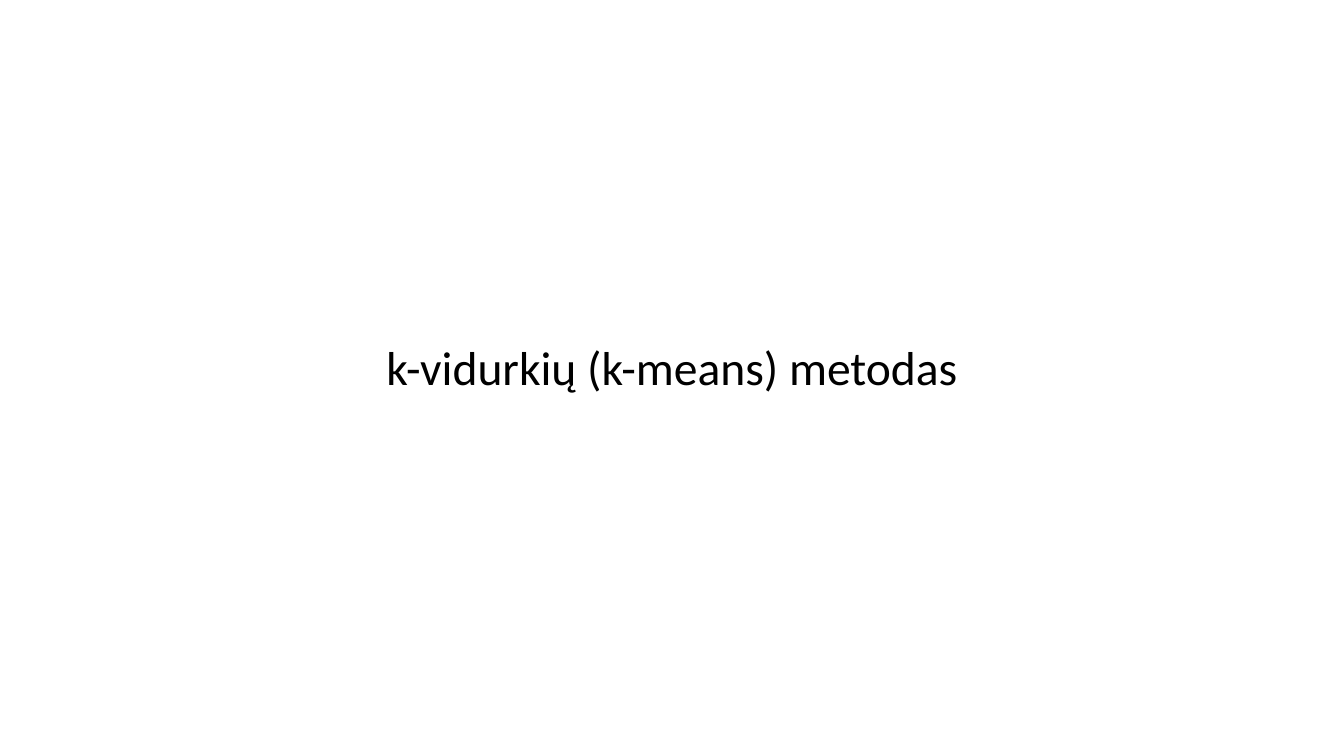
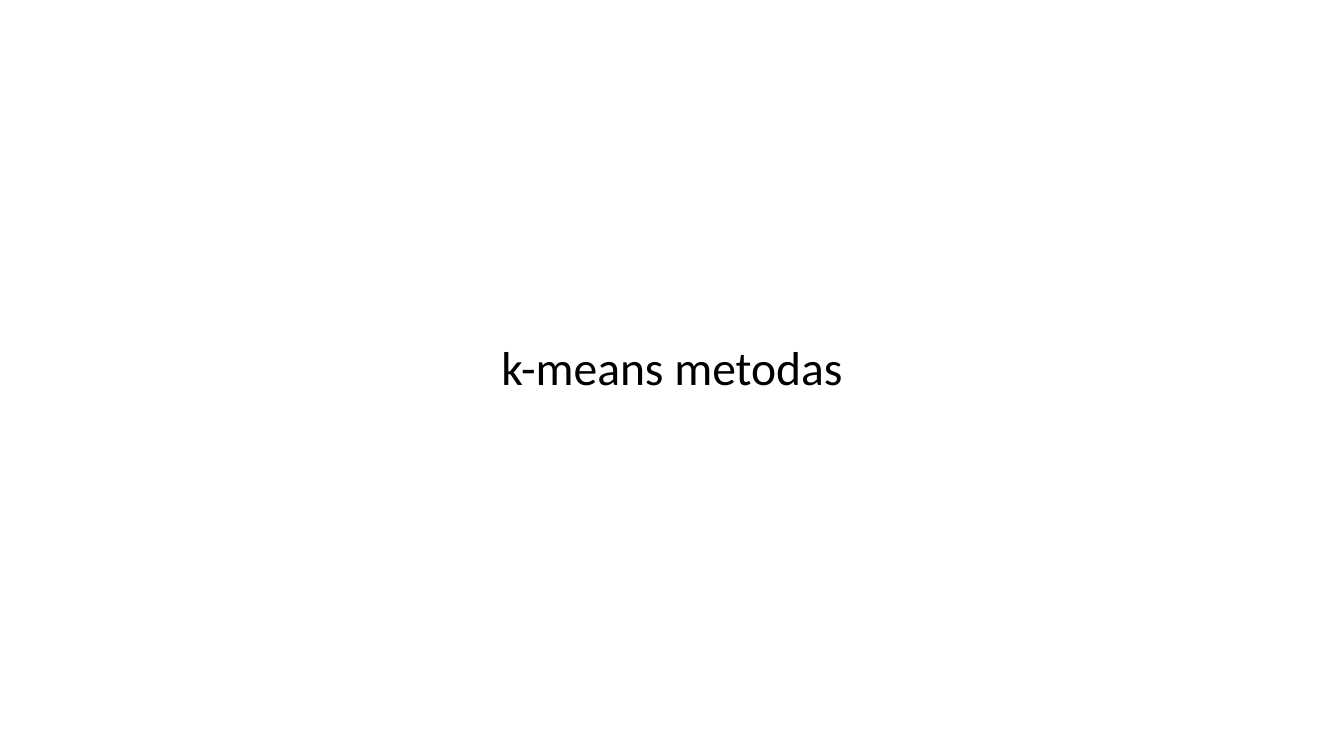
Before and after one commit to dovmar/PDVS, a slide deck: slide 4 of Lab_3/Pristatymas.pptx. Drawn at 1344x756 pixels with LibreOffice and Linux fonts; fonts in the diff are those of the drawing. Boxes give left, top, right and bottom in pixels: in the first picture for what was removed or moved away, otherwise in the second. Text is boxed around its words. In the diff, an @@ line names an element or a change of style, - is before the commit and + after.

```diff
--- a/Lab_3/Pristatymas.pptx
+++ b/Lab_3/Pristatymas.pptx
@@ text at box(501, 352, 842, 386): text changed @@
-k-vidurkių (k-means) metodas
+k-means metodas
```
Also in this commit, not shown: 5 other slides changed, 1 other file.
